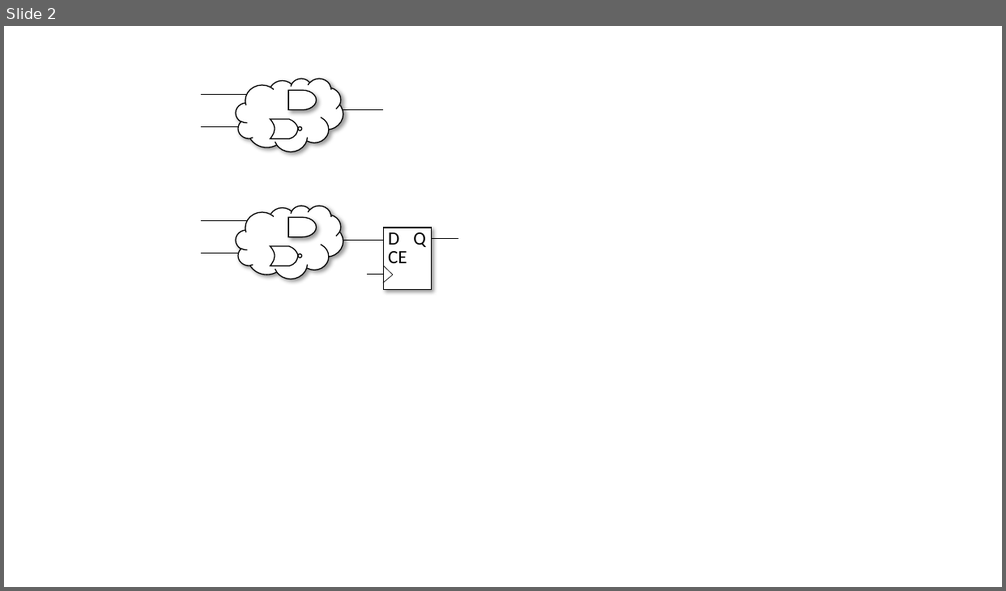
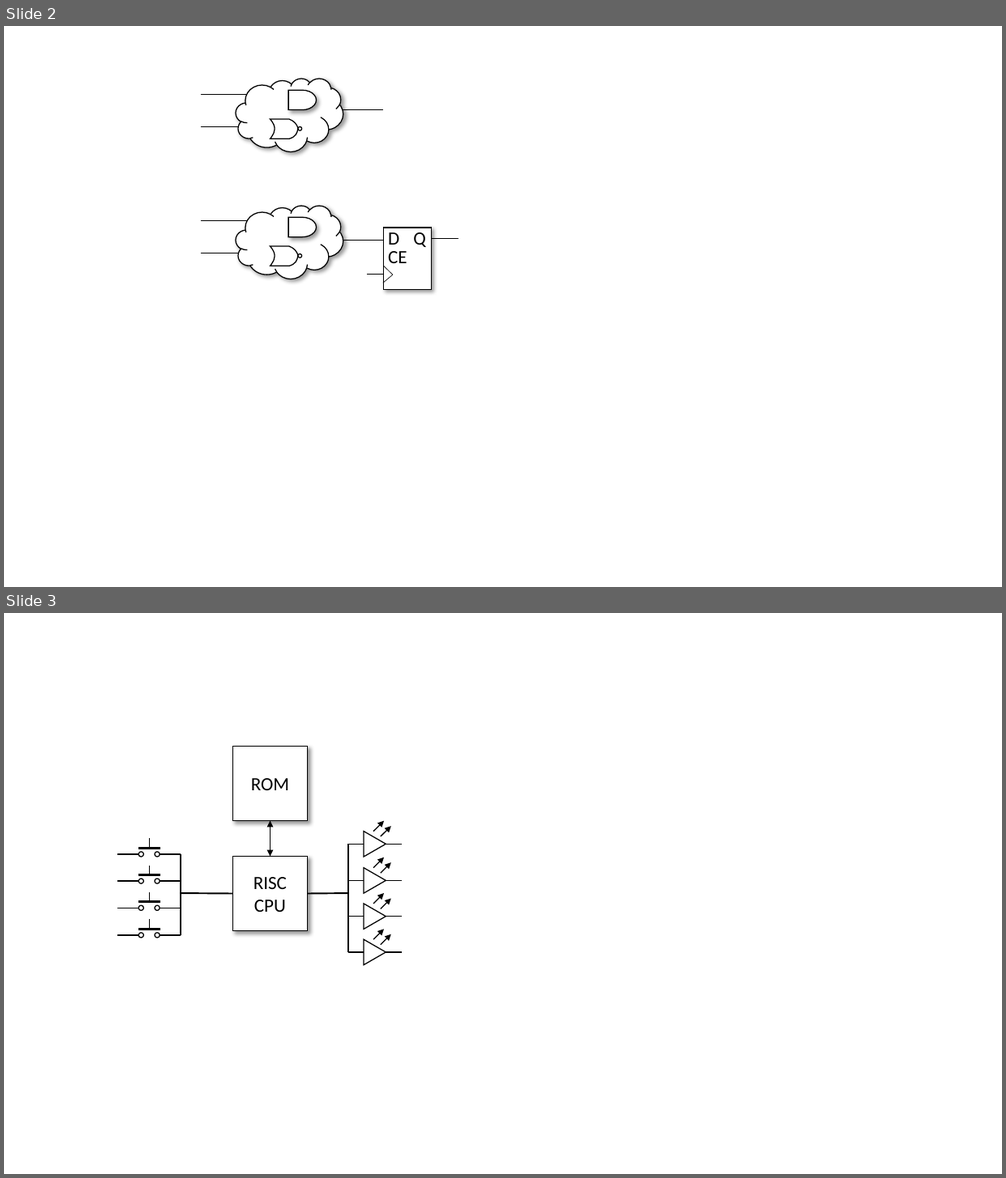
Before and after one commit to house-of-abbey/scratch_vhdl, a slide deck: docs/images/Diagrams.pptx. Shown one above the other, each under a label of ours: slide 2 before the commit, slides 2 and 3 after it. The pictures are 1006x591 and 1006x1178 pixels, drawn with LibreOffice and Linux fonts; fonts in the diff are those of the drawing. Boxes give left, top, right and bottom in pixels: in the first picture for what was removed or moved away, otherwise in the second. Text is boxed around its words. In the diff, an @@ line names an element or a change of style, - is before the commit and + after.

Commit message:
Updated RISC CPU docs

```diff
--- a/docs/images/Diagrams.pptx
+++ b/docs/images/Diagrams.pptx
@@ slide 3 added at bbox=[4, 613, 1002, 1174], background #FFFFFF @@
@@ rectangle added at bbox=[233, 747, 308, 821], fill #FFFFFF, outline #000000 1 pt, 18 pt, text #000000 @@
+ROM
@@ double arrow added from (270, 821) to (270, 856), #000000 1.5 pt @@
@@ group added at bbox=[348, 821, 402, 857]: 2 lines, 2 arrows, 1 flow chart extract @@
@@ group added at bbox=[117, 838, 181, 857]: 4 lines, 2 ellipses @@
@@ line added from (181, 854) to (181, 935), #000000 1.5 pt @@
@@ line added from (348, 845) to (348, 952), #000000 1.5 pt @@
@@ group added at bbox=[117, 865, 181, 884]: 4 lines, 2 ellipses @@
@@ rectangle added at bbox=[233, 856, 308, 931], fill #FFFFFF, outline #000000 1 pt, 18 pt, text #000000 @@
+RISC CPU
@@ group added at bbox=[348, 858, 402, 893]: 2 lines, 2 arrows, 1 flow chart extract @@
@@ group added at bbox=[117, 892, 181, 911]: 4 lines, 2 ellipses @@
@@ line added from (233, 894) to (181, 894), #000000 1.5 pt @@
@@ line added from (308, 894) to (348, 894), #000000 1.5 pt @@
@@ group added at bbox=[348, 894, 402, 929]: 2 lines, 2 arrows, 1 flow chart extract @@
@@ group added at bbox=[117, 919, 181, 938]: 4 lines, 2 ellipses @@
@@ group added at bbox=[348, 929, 402, 965]: 2 lines, 2 arrows, 1 flow chart extract @@
```
Also in this commit, not shown: 3 other files.
